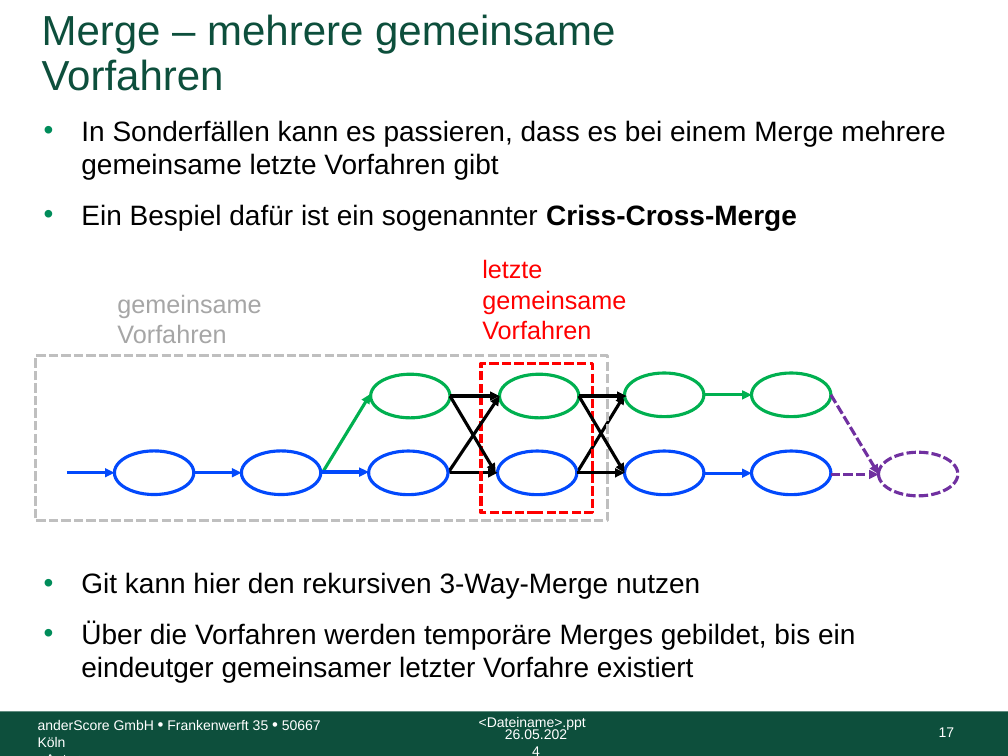
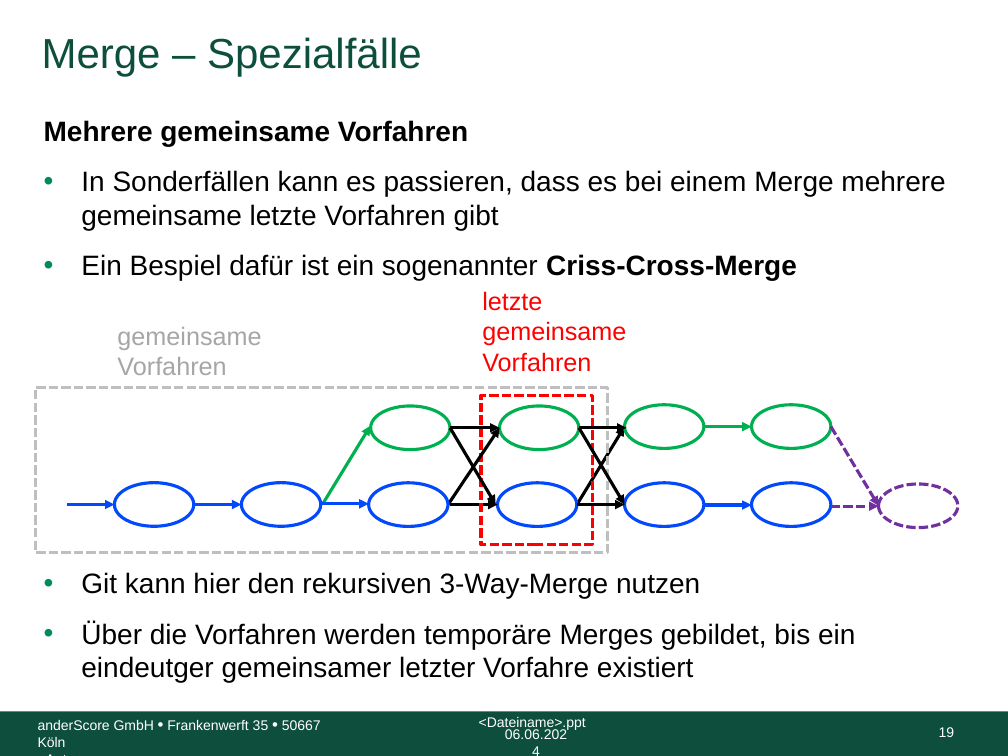
Before and after one commit to anderscore-gmbh/gitlab, a slide deck: slide 19 of slides/Tag-1_3-Merge-Rebase.pptx (slide 17 before the commit). Drawn at 1008x756 pixels with LibreOffice and Linux fonts; fonts in the diff are those of the drawing; background and template pictures are left out. Boxes give left, top, right and bottom in pixels: in the first picture for what was removed or moved away, otherwise in the second. Text is boxed around its words. In the diff, an @@ line names an element or a change of style, - is before the commit and + after.

```diff
--- a/slides/Tag-1_3-Merge-Rebase.pptx
+++ b/slides/Tag-1_3-Merge-Rebase.pptx
@@ title at [42, 37, 422, 76]: text changed @@
-Merge – mehrere gemeinsame Vorfahren
+Merge – Spezialfälle
@@ text at [44, 120, 468, 146]: paragraph added @@
+Mehrere gemeinsame Vorfahren
@@ 16 arrows, 11 ellipses, 2 texts, 2 rectangles: place and size @@
-16 arrows, 11 ellipses, 2 texts, 2 rectangles at [35, 259, 959, 521]
+16 arrows, 11 ellipses, 2 texts, 2 rectangles at [35, 291, 959, 552]
@@ text at [505, 729, 567, 739]: text changed @@
-26.05.2024
+06.06.2024
@@ page number at [939, 727, 955, 737]: text changed @@
-17
+19
```
Also in this commit, not shown: 79 other slides changed, 11 slides added, 9 slides removed, 5 other files.
